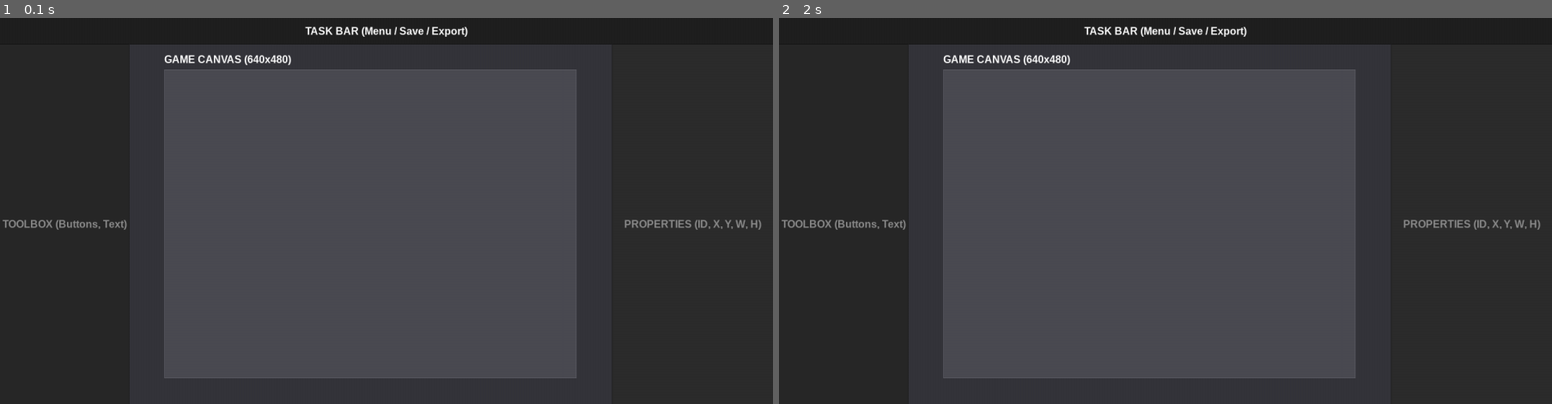
Above: before the commit, frames 1-2 (left to right).
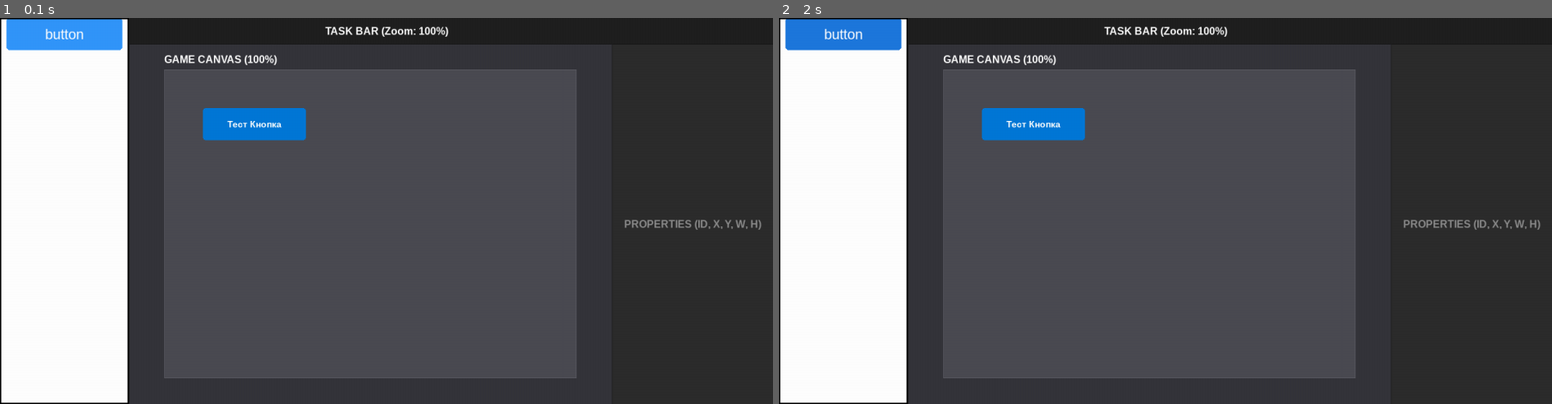
Above: after the commit, the same moments.

Repository: vovavav7/Pygame-Designer
Game: pygame game, started from src/PygameDesigner/editor.py
Same seed, same stepped clock (60 frames per second), same inputs: the game is played once before the commit and once after it.
Inputs (mouse positions are in pixels of both pictures, inside the frame that each line leads up to):
- Up to frame 1 (0.1 s): no input
- Up to frame 2 (2 s): press the mouse at (840, 33) at 0.37 s; move the mouse to (887, 168) at 0.47 s; release the mouse at (925, 299) at 0.6 s; click (840, 33) at 1.72 s

The runs differ from the first frame. In frame 1, 18% of the frame differs, in the area x 0-61%, y 0-100%; in frame 2, 18%.

Commit message:
Enhance README and editor functionality with scrollable list and button interactions

Diff:
--- a/src/PygameDesigner/editor.py
+++ b/src/PygameDesigner/editor.py
@@ -11,6 +11,114 @@
 COLOR_WHITE = (255, 255, 255)
 COLOR_TEXT_MUTED = (140, 140, 140)
 
+
+class ListButton:
+    """Клас окремої кнопки всередині списку."""
+    def __init__(self, text, index, width, height, margin, callback, args=()):
+        self.text = text
+        self.index = index
+        self.callback = callback  # Функція, яка викличеться при кліку
+        self.args = args          # Аргументи функції
+
+        # Позиція кнопки відносно внутрішнього полотна списку
+        self.rect = pygame.Rect(10, index * (height + margin), width - 20, height)
+
+        # Кольори кнопок
+        self.color_normal = (50, 150, 250)
+        self.color_hover = (30, 120, 220)
+        self.color_text = (255, 255, 255)
+
+    def draw(self, surface, rel_mouse_pos, font_list):
+        # Ефект наведення миші
+        color = self.color_hover if self.rect.collidepoint(rel_mouse_pos) else self.color_normal
+
+        pygame.draw.rect(surface, color, self.rect, border_radius=5)
+        text_surf = font_list.render(self.text, True, self.color_text)
+        text_rect = text_surf.get_rect(center=self.rect.center)
+        surface.blit(text_surf, text_rect)
+
+    def click(self):
+        if self.callback:
+            self.callback(*self.args)
+
+
+class ScrollableList:
+    """Клас менеджера скролованого списку (без handle_event)."""
+    def __init__(self, x, y, width, height, button_height=50, button_margin=10):
+        self.rect = pygame.Rect(x, y, width, height)
+        self.btn_height = button_height
+        self.btn_margin = button_margin
+
+        self.buttons = []
+
+        # Параметри плавності та швидкого скролу
+        self.scroll_y = 0.0
+        self.target_scroll_y = 0.0
+        self.scroll_speed = 140
+        self.scroll_smoothing = 0.35
+
+        # Внутрішні параметри полотна
+        self.total_height = 0
+        self.max_scroll = 0
+        self.list_surface = None
+        self.rel_mouse_pos = (-100, -100)
+
+    def add_item(self, text, callback, args=()):
+        """Додає новий елемент у список."""
+        index = len(self.buttons)
+        btn = ListButton(text, index, self.rect.width, self.btn_height, self.btn_margin, callback, args)
+        self.buttons.append(btn)
+
+        # Перераховуємо розміри полотна
+        self.total_height = len(self.buttons) * (self.btn_height + self.btn_margin)
+        self.max_scroll = max(0, self.total_height - self.rect.height)
+        self.list_surface = pygame.Surface((self.rect.width, max(self.rect.height, self.total_height)))
+
+    def update(self):
+        """Оновлює плавну доводку скролу та координати миші."""
+        # Ефект плавності LERP
+        self.scroll_y += (self.target_scroll_y - self.scroll_y) * self.scroll_smoothing
+        if abs(self.target_scroll_y - self.scroll_y) < 0.1:
+            self.scroll_y = self.target_scroll_y
+
+        # Оновлюємо відносні координати миші для кнопок (для Hover ефекту)
+        mx, my = pygame.mouse.get_pos()
+        rel_mx = mx - self.rect.x
+        rel_my = my - self.rect.y + self.scroll_y
+        self.rel_mouse_pos = (rel_mx, rel_my)
+
+    def draw(self, dest_surface, font_list):
+        """Малює список на вказану поверхню (наприклад, на screen)."""
+        if not self.list_surface:
+            return
+
+        # 1. Очищаємо внутрішнє полотно
+        self.list_surface.fill((255, 255, 255))
+
+        # 2. Малюємо всі кнопки на внутрішньому полотні
+        for btn in self.buttons:
+            btn.draw(self.list_surface, self.rel_mouse_pos, font_list)
+
+        # 3. Вирізаємо видиму частину
+        visible_rect = pygame.Rect(0, int(self.scroll_y), self.rect.width, self.rect.height)
+        sub_surface = self.list_surface.subsurface(visible_rect)
+
+        # 4. Виводимо на екран
+        dest_surface.blit(sub_surface, (self.rect.x, self.rect.y))
+
+        # 5. Малюємо рамку навколо списку
+        pygame.draw.rect(dest_surface, (0, 0, 0), self.rect, 2)
+
+def start_level(level_num):
+    print(f"-> Завантаження Рівня {level_num}...")
+
+def open_settings():
+    print("-> Відкрито налаштування гри!")
+
+# 2. Створення об'єкта списку (X, Y, Ширина, Висота)
+toolslist = ScrollableList(x=0, y=0, width=200, height=600)
+toolslist.add_item("button", open_settings)
+
 def main():
     pygame.init()
 
@@ -19,17 +127,24 @@
     pygame.display.set_caption("Pygame Designer")
 
     font = pygame.font.SysFont("Arial", 16, bold=True)
+    font_list = pygame.font.SysFont("Arial", 22)
     clock = pygame.time.Clock()
+
+    camera_zoom = 1.0
+    camera_offset_x = 0.0
+    camera_offset_y = 0.0
+    is_panning = False
+
+    test_button = {
+        "text": "Тест Кнопка",
+        "x": 60, "y": 60,
+        "w": 160, "h": 50,
+        "color": (0, 120, 215)
+    }
 
     running = True
     while running:
-        for event in pygame.event.get():
-            if event.type == pygame.QUIT:
-                running = False
-
-
-            elif event.type == pygame.VIDEORESIZE:
-                screen_w, screen_h = event.w, event.h
+        mouse_pos = pygame.mouse.get_pos()
 
         task_bar_h = 40
         panel_left_w = 200
@@ -44,16 +159,93 @@
         rect_workspace = pygame.Rect(panel_left_w, task_bar_h, workspace_w, workspace_h)
 
         canvas_w, canvas_h = 640, 480
-        canvas_x = rect_workspace.x + (workspace_w - canvas_w) // 2
-        canvas_y = rect_workspace.y + (workspace_h - canvas_h) // 2
-        rect_canvas = pygame.Rect(canvas_x, canvas_y, canvas_w, canvas_h)
+
+        for event in pygame.event.get():
+            if event.type == pygame.QUIT:
+                running = False
+
+            elif event.type == pygame.VIDEORESIZE:
+                screen_w, screen_h = event.w, event.h
+
+            elif event.type == pygame.MOUSEBUTTONDOWN:
+                if event.button == 2 and rect_workspace.collidepoint(event.pos):
+                    is_panning = True
+
+                elif event.button == 4 and rect_workspace.collidepoint(event.pos):
+                    if camera_zoom < 3.0:
+                        camera_zoom += 0.1
+
+                elif event.button == 5 and rect_workspace.collidepoint(event.pos):
+                    if camera_zoom > 0.3:
+                        camera_zoom -= 0.1
+
+            elif event.type == pygame.MOUSEBUTTONUP:
+                if event.button == 2:
+                    is_panning = False
+
+            elif event.type == pygame.MOUSEMOTION:
+                if is_panning:
+                    camera_offset_x += event.rel[0]
+                    camera_offset_y += event.rel[1]
+            elif event.type == pygame.MOUSEBUTTONDOWN:
+                # 1. Скролінг коліщатком миші
+                if event.button == 4:  # Вгору
+                    toolslist.target_scroll_y = max(0, toolslist.target_scroll_y - toolslist.scroll_speed)
+                elif event.button == 5:  # Вниз
+                    toolslist.target_scroll_y = min(toolslist.max_scroll, toolslist.target_scroll_y + toolslist.scroll_speed)
+
+                # 2. Клік лівою кнопкою миші
+                elif event.button == 1:
+                    # Перевіряємо, чи клікнули всередині прямокутника списку
+                    if toolslist.rect.collidepoint(event.pos):
+                        # Перераховуємо глобальні координати миші у внутрішні для списку
+                        rel_x = event.pos[0] - toolslist.rect.x
+                        rel_y = event.pos[1] - toolslist.rect.y + toolslist.scroll_y
+
+                        # Шукаємо, по якій кнопці клікнули
+                        for btn in toolslist.buttons:
+                            if btn.rect.collidepoint((rel_x, rel_y)):
+                                btn.click()
+
+        toolslist.update()
+
+        workspace_center_x = rect_workspace.x + workspace_w // 2
+        workspace_center_y = rect_workspace.y + workspace_h // 2
+
+        zoomed_canvas_w = int(canvas_w * camera_zoom)
+        zoomed_canvas_h = int(canvas_h * camera_zoom)
+
+        canvas_x = workspace_center_x - zoomed_canvas_w // 2 + int(camera_offset_x)
+        canvas_y = workspace_center_y - zoomed_canvas_h // 2 + int(camera_offset_y)
+        rect_canvas = pygame.Rect(canvas_x, canvas_y, zoomed_canvas_w, zoomed_canvas_h)
 
         screen.fill(COLOR_APP_BG)
 
         pygame.draw.rect(screen, COLOR_CANVAS_BG, rect_workspace)
+
+        screen.set_clip(rect_workspace)
 
         pygame.draw.rect(screen, COLOR_CANVAS, rect_canvas)
         pygame.draw.rect(screen, (90, 90, 98), rect_canvas, 1)
+
+        obj_x = rect_canvas.x + int(test_button["x"] * camera_zoom)
+        obj_y = rect_canvas.y + int(test_button["y"] * camera_zoom)
+        obj_w = int(test_button["w"] * camera_zoom)
+        obj_h = int(test_button["h"] * camera_zoom)
+        rect_obj = pygame.Rect(obj_x, obj_y, obj_w, obj_h)
+
+        pygame.draw.rect(screen, test_button["color"], rect_obj, border_radius=max(1, int(4 * camera_zoom)))
+
+        zoom_font_size = max(6, int(14 * camera_zoom))
+        font_obj = pygame.font.SysFont("Arial", zoom_font_size, bold=True)
+        txt_surf = font_obj.render(test_button["text"], True, COLOR_WHITE)
+        txt_rect = txt_surf.get_rect(center=rect_obj.center)
+        screen.blit(txt_surf, txt_rect)
+
+        canvas_title = font.render(f"GAME CANVAS ({int(camera_zoom * 100)}%)", True, COLOR_WHITE)
+        screen.blit(canvas_title, (rect_canvas.x, rect_canvas.y - 25))
+
+        screen.set_clip(None)
 
         pygame.draw.rect(screen, COLOR_TASK_BAR, rect_task_bar)
         pygame.draw.rect(screen, COLOR_PANEL_LEFT, rect_panel_left)
@@ -68,12 +260,11 @@
             text_rect = surf.get_rect(center=rect.center)
             screen.blit(surf, text_rect)
 
-        draw_text_center("TASK BAR (Menu / Save / Export)", rect_task_bar)
+        draw_text_center(f"TASK BAR (Zoom: {int(camera_zoom * 100)}%)", rect_task_bar)
         draw_text_center("TOOLBOX (Buttons, Text)", rect_panel_left, COLOR_TEXT_MUTED)
         draw_text_center("PROPERTIES (ID, X, Y, W, H)", rect_properties, COLOR_TEXT_MUTED)
 
-        canvas_title = font.render("GAME CANVAS (640x480)", True, COLOR_WHITE)
-        screen.blit(canvas_title, (rect_canvas.x, rect_canvas.y - 25))
+        toolslist.draw(screen, font_list)
 
         pygame.display.flip()
         clock.tick(60)
Not shown, changed: README.md
